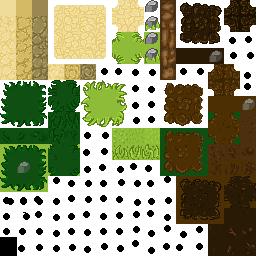
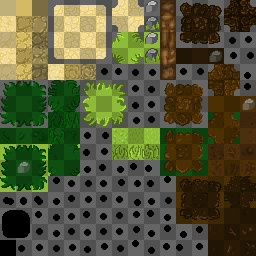
Layers edited between the first and the second 256x256 image:
showed "grid", opacity 30% → 20% over [0, 0, 256, 256]
added layer "Layer 3" above "Layer 1" over [2, 210, 30, 238]
painted on "Layer 1" over [0, 212, 30, 256]
hid "stones" over [17, 50, 255, 173]
hid "ground_Edges" over [0, 112, 256, 220]
hid "ground" over [0, 0, 256, 256]
added layer "Layer 2" over [0, 0, 256, 256]
